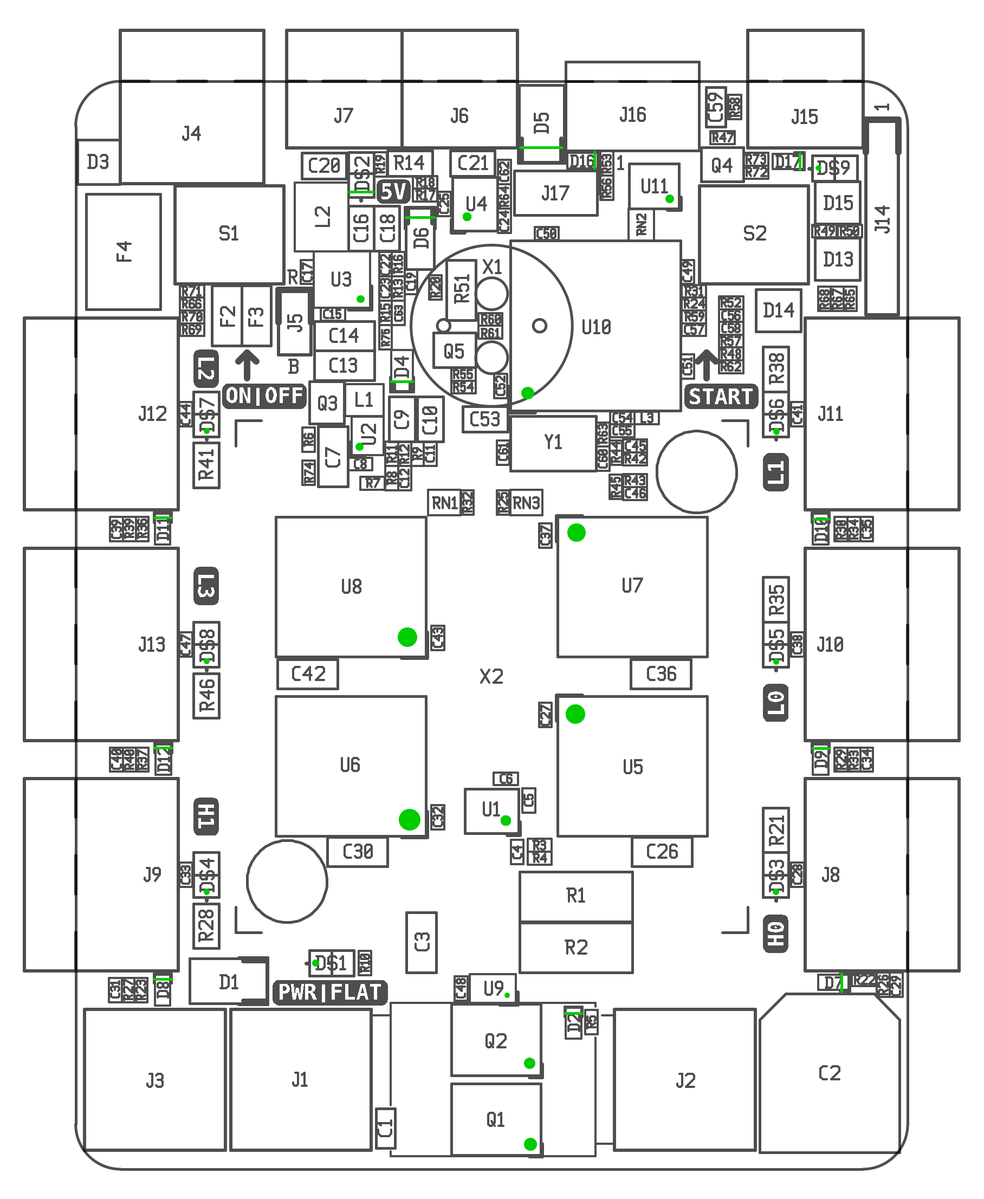
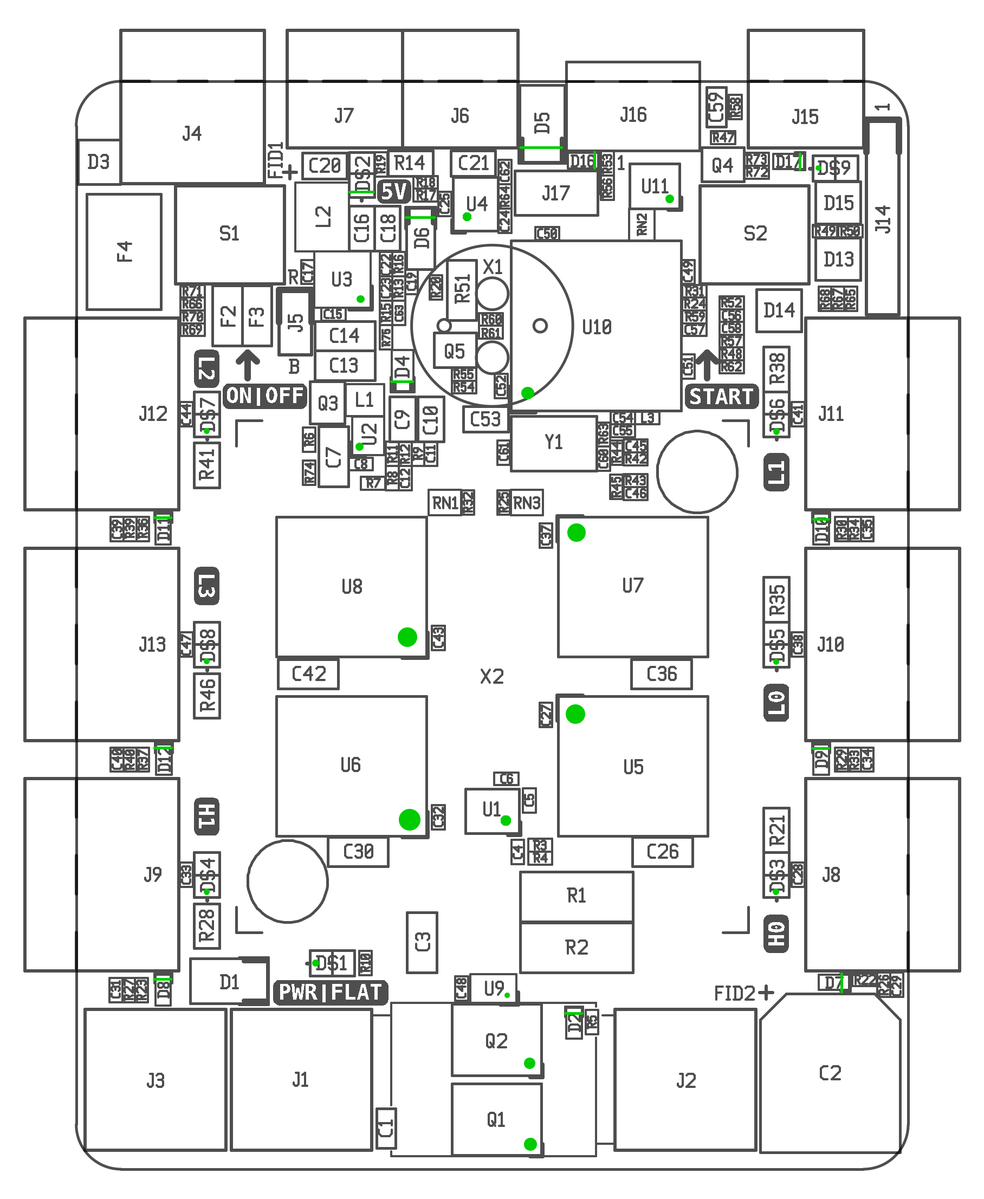
Comparing the layer stacks of the two 984 x 1199 images. Changes:
renamed "placement.png" to "power-locations.png", painted on it over [22, 28, 962, 1171]
